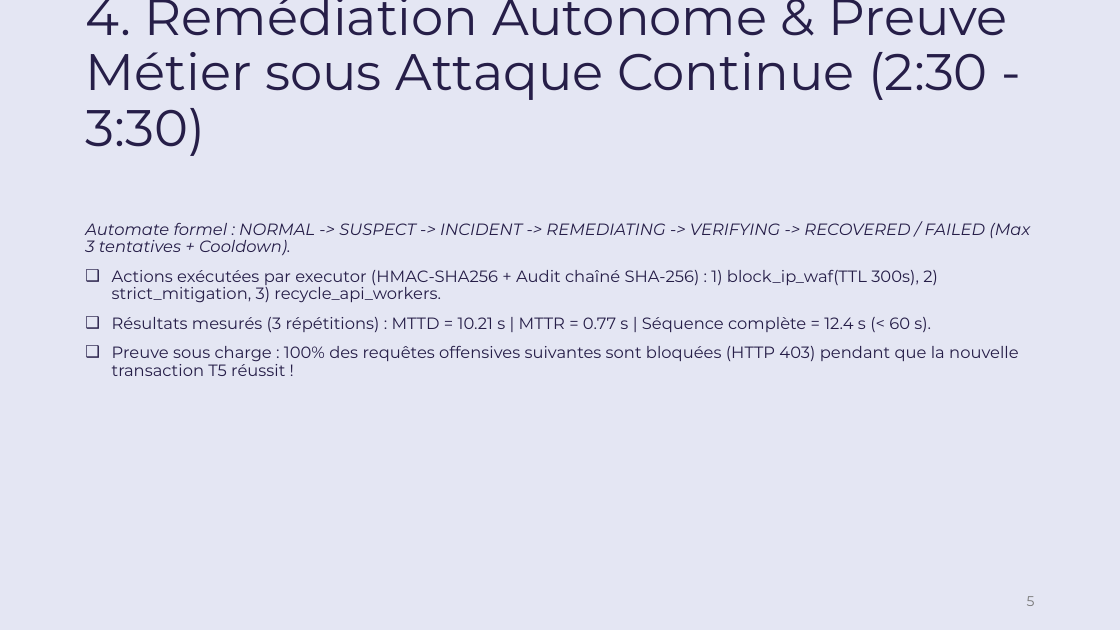
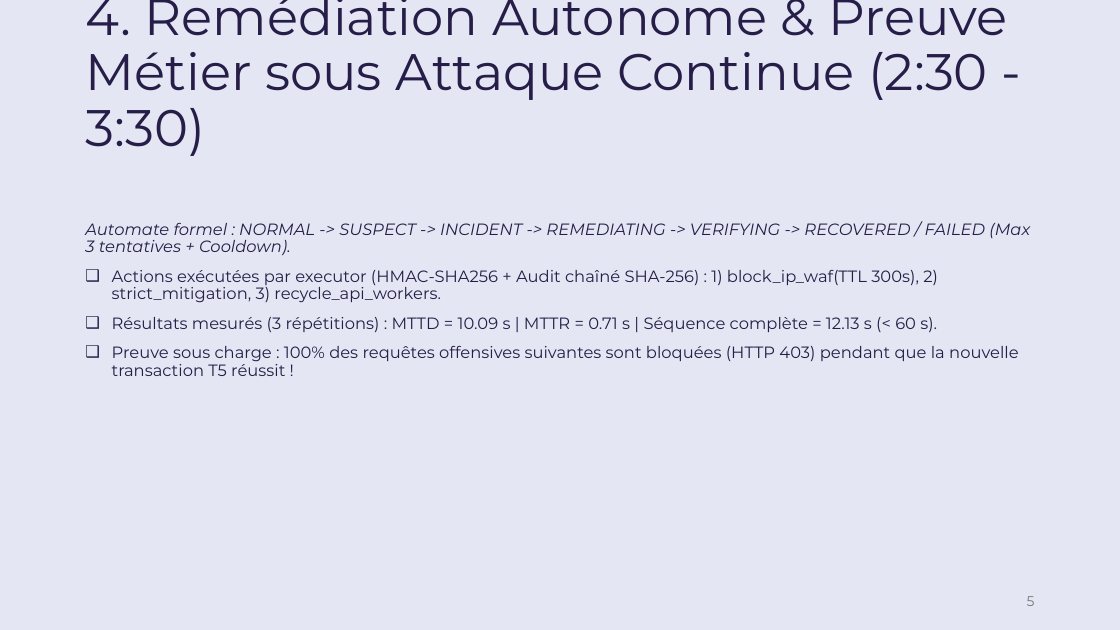
Before and after one commit to pierre-mcd38/RESILIENCE-ALPHA, a slide deck: slide 5 of deliverables/Workshop2026-M2-G2/Workshop2026-M2-G2-Pres.pptx. Drawn at 1120x630 pixels with LibreOffice and Linux fonts; fonts in the diff are those of the drawing; background and template pictures are left out. Boxes give left, top, right and bottom in pixels: in the first picture for what was removed or moved away, otherwise in the second. Text is boxed around its words. In the diff, an @@ line names an element or a change of style, - is before the commit and + after.

```diff
--- a/deliverables/Workshop2026-M2-G2/Workshop2026-M2-G2-Pres.pptx
+++ b/deliverables/Workshop2026-M2-G2/Workshop2026-M2-G2-Pres.pptx
@@ text at (112, 317, 937, 332): text changed @@
-❑ Résultats mesurés (3 répétitions) : MTTD = 10.21 s | MTTR = 0.77 s | Séquence complète = 12.4 s (< 60 s).
+❑ Résultats mesurés (3 répétitions) : MTTD = 10.09 s | MTTR = 0.71 s | Séquence complète = 12.13 s (< 60 s).
```
Also in this commit, not shown: 10 other files.
